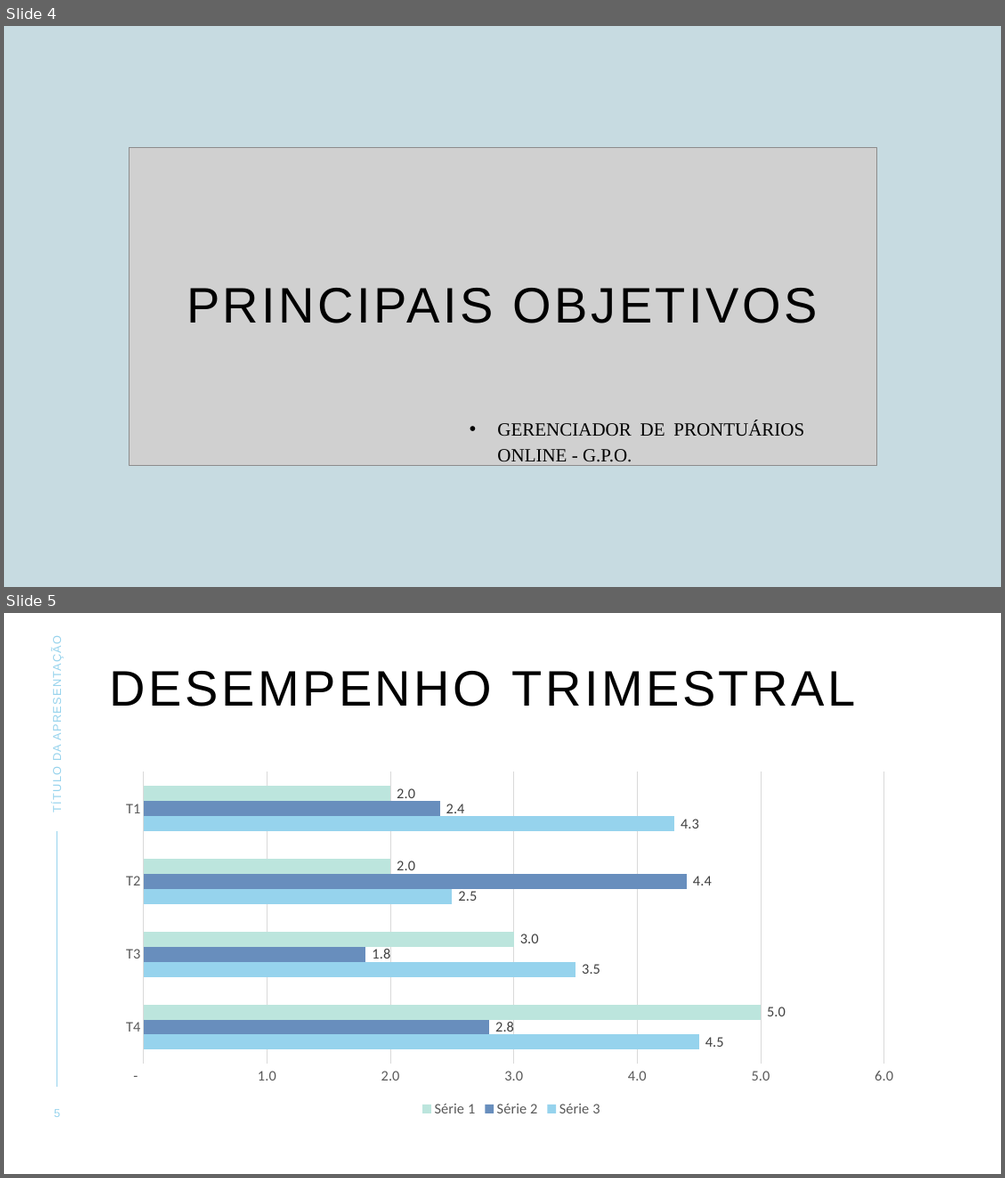
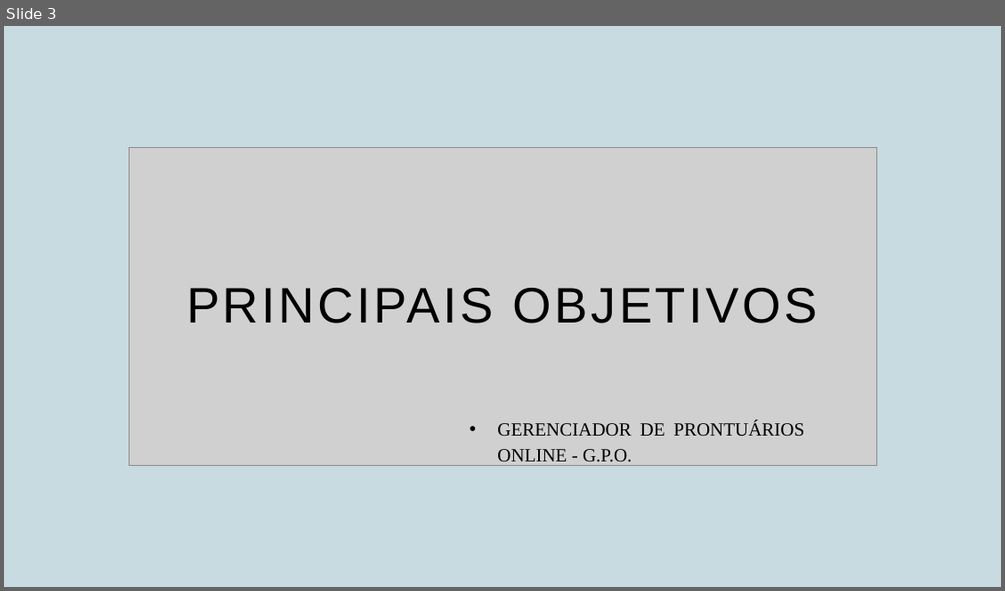
Before and after one commit to tbgbarros/PI-2-DSM2SEM, a slide deck: APRESENTAÇÕES/GPO.pptx. Shown one above the other, each under a label of ours: slides 4 and 5 before the commit, slide 3 after it. The pictures are 1005x1178 and 1005x591 pixels, drawn with LibreOffice and Linux fonts; fonts in the diff are those of the drawing; grey boxes stand for pictures. Boxes give left, top, right and bottom in pixels: in the first picture for what was removed or moved away, otherwise in the second. Text is boxed around its words. In the diff, an @@ line names an element or a change of style, - is before the commit and + after.

```diff
--- a/APRESENTAÇÕES/GPO.pptx
+++ b/APRESENTAÇÕES/GPO.pptx
@@ slide 5 removed at [4, 613, 1001, 1174], background #FFFFFF @@
@@ text removed at [50, 646, 63, 812] @@
-TÍTULO DA APRESENTAÇÃO
@@ title removed at [110, 671, 856, 706] @@
-DESEMPENHO TRIMESTRAL
@@ bar chart removed at [110, 765, 914, 1121] @@
-categories: T4, T3, T2, T1
-Série 3: 4.5, 3.5, 2.5, 4.3
-Série 2: 2.8, 1.8, 4.4, 2.4
-Série 1: 5, 3, 2, 2
@@ line removed from (57, 831) to (57, 1086) @@
@@ page number removed at [54, 1109, 60, 1117] @@
-5
@@ what was slide 4 is now slide 3 @@
```
Also in this commit, not shown: 1 slide added, 7 other slides removed.
